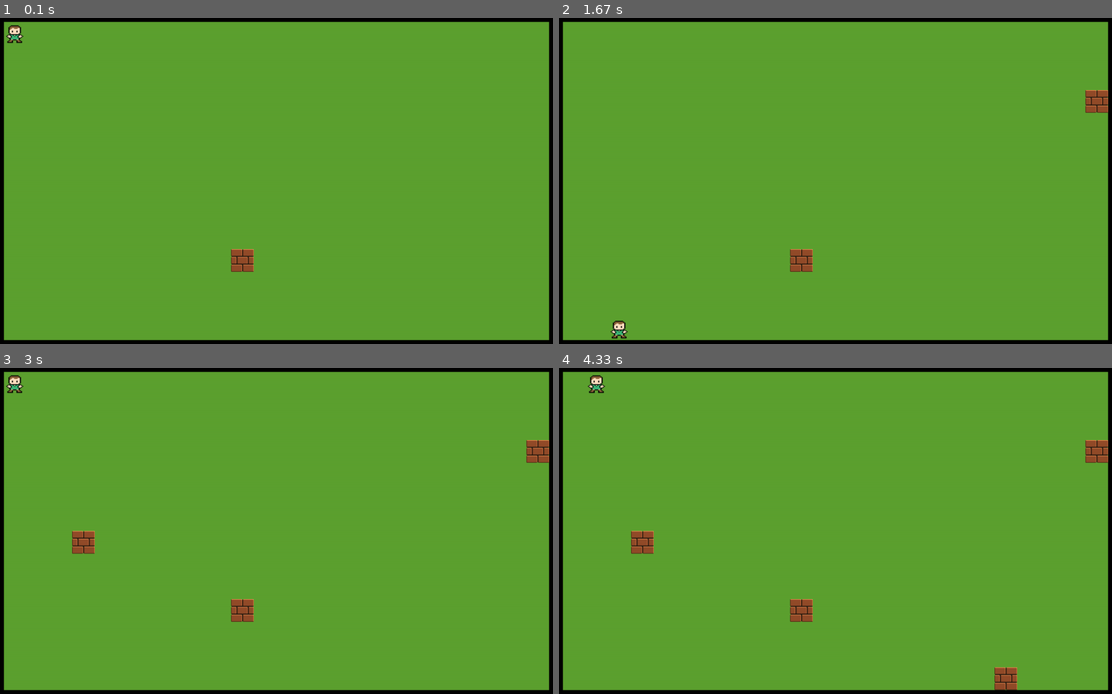
Above: before the commit, frames 1-4 (two rows, left to right).
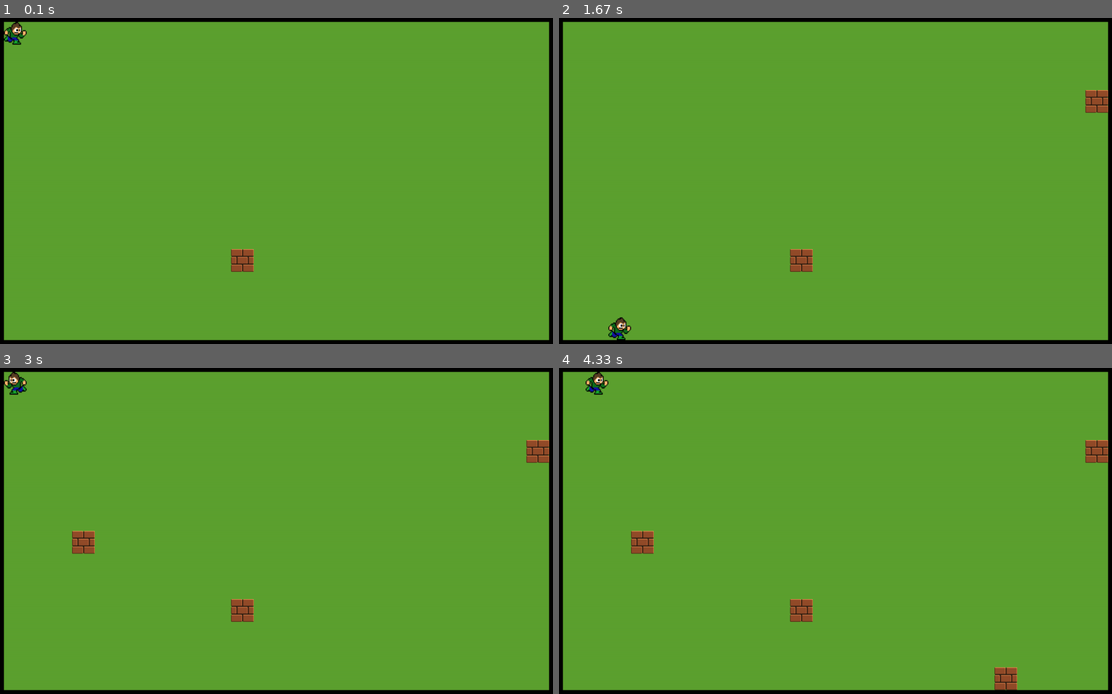
Above: after the commit, the same moments.

Repository: ArtSharaev/PygameProject
Game: pygame game, started from run.py
Two runs of this game, one before a commit and one after it. Both use one fixed random seed, a clock stepped at 60 frames per second and the inputs below.
Inputs:
- Up to frame 1 (0.1 s): no input
- Up to frame 2 (1.67 s): hold Right 0.33-0.8 s; hold Up 0.83-1.13 s; hold Right 1.17-1.63 s
- Up to frame 3 (3 s): hold Left 1.67-2.2 s; hold Down 2.23-2.53 s; hold Left 2.57-2.97 s
- Up to frame 4 (4.33 s): hold Up 3-3.37 s; hold Right 3.4-4.03 s; hold Down from 4.07 s (still down)

The runs differ from the first frame. In frame 1, 0.2% of the frame differs, in the area x 0-5%, y 1-9%; in frame 2, 0.2%, in the area x 8-14%, y 91-99%; in frame 3, 0.2%; in frame 4, 0.2%.

Commit message:
35% работы, улучшил анимацию спрайтов

Diff:
--- a/MyClasses/PlayerClass.py
+++ b/MyClasses/PlayerClass.py
@@ -10,13 +10,14 @@
 
 
 class Player(pygame.sprite.Sprite):
-    image = pygame.image.load('Sprites/player.png')
+    image_right = pygame.image.load('Sprites/right_player.png')
+    image_left = pygame.image.load('Sprites/left_player.png')
 
     def __init__(self, x, y, boardclass, *group):
         super().__init__(*group)
         self.matrix_coords = [x, y]
         self.boardclass = boardclass
-        self.image = Player.image
+        self.image = Player.image_right
         self.rect = self.image.get_rect()
         self.rect.x = x * self.boardclass.cell_size + self.boardclass.indleft
         self.rect.y = y * self.boardclass.cell_size + self.boardclass.indleft
@@ -44,10 +45,12 @@
             self.matrix_coords[1] -= 1
             if self.matrix_coords[1] < 0:
                 self.matrix_coords[1] = self.boardclass.height - 1
+            self.image = Player.image_left
         elif key == 'right':
             self.matrix_coords[1] += 1
             if self.matrix_coords[1] >= self.boardclass.width:
                 self.matrix_coords[1] = 0
+            self.image = Player.image_right
         x = self.matrix_coords[1] * self.boardclass.cell_size\
             + self.boardclass.indleft
         y = self.matrix_coords[0] * self.boardclass.cell_size\
--- a/MyClasses/WallClass.py
+++ b/MyClasses/WallClass.py
@@ -11,13 +11,14 @@
 
 
 class Wall(pygame.sprite.Sprite):
-    image = pygame.image.load('Sprites/wall.png')
+    general_image = pygame.image.load('Sprites/wall.png')
+    crash_image = pygame.image.load('Sprites/crash.png')
 
     def __init__(self, x, y, boardclass, *group):
         super().__init__(*group)
         self.matrix_coords = [x, y]
         self.boardclass = boardclass
-        self.image = Wall.image
+        self.image = Wall.general_image
         self.rect = self.image.get_rect()
         self.rect.x = x * self.boardclass.cell_size + self.boardclass.indleft
         self.rect.y = y * self.boardclass.cell_size + self.boardclass.indleft
@@ -30,5 +31,6 @@
                 == 1):
             self.boardclass.board[self.matrix_coords[0]][self.matrix_coords[1]]\
                 = 3
+            self.image = Wall.crash_image
             return True
         return False
--- a/run.py
+++ b/run.py
@@ -39,12 +39,17 @@
                     player.update('right')
                     was_move = True
                 if was_move:
-                    movecount += 1
+                    movecount += 1  # счетчик ходов
                     # pprint(board.board)
                     for ws in board.wall_sprite_group:
+                        # проверка столкновения с одной из стен
                         if ws.check_collision():
+                            player.kill()
                             print('Игрок столкнулся со стеной!')
+                            running = False
                     if movecount % 2 == 0 and choice([0, 1, 1, 1]):
+                        # каждый второй ход с вероятностью 75%
+                        # появляется новая стена в случайной не занятой клетке
                         x = randint(0, 23)
                         y = randint(0, 13)
                         while board.board[y][x] != 0:
@@ -52,7 +57,7 @@
                             y = randint(0, 13)
                         wall = Wall(x, y, board)
                         board.wall_sprite_group.add(wall)
-                    board.render(screen)
+                    board.render(screen)  # новая отрисовка поля
                     was_move = False
 
 
Binary file added: Sprites/left_player.png
Binary file added: Sprites/right_player.png
